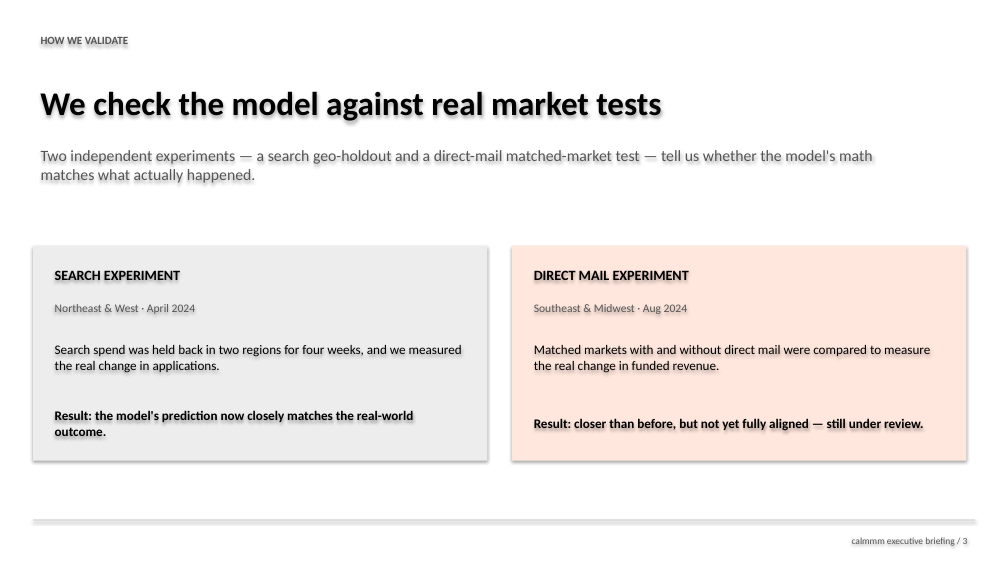
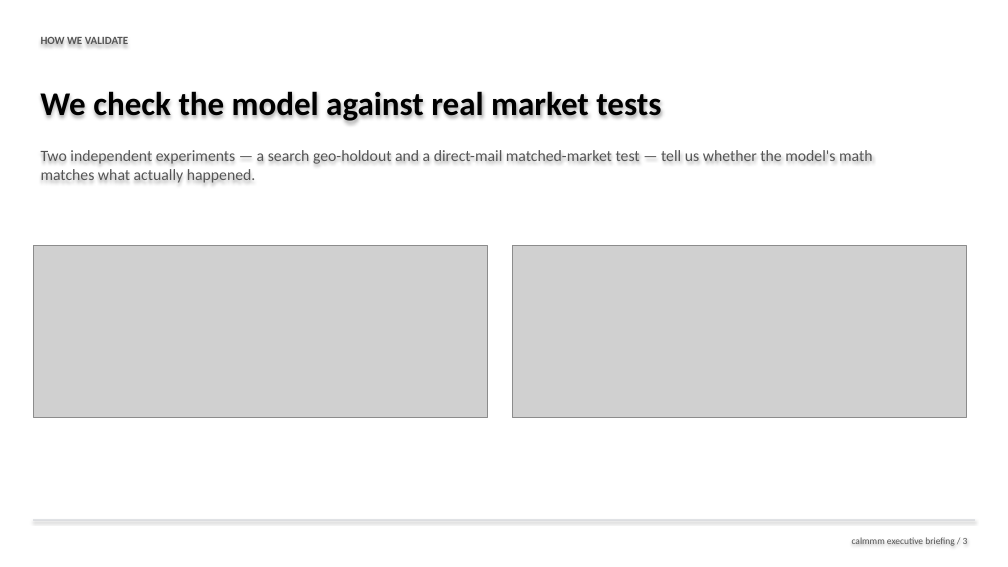
Before and after one commit to knkumar/credit, a slide deck: slide 3 of outputs/calmmm_demo_walkthrough.pptx. Drawn at 1008x567 pixels with LibreOffice and Linux fonts; fonts in the diff are those of the drawing; grey boxes stand for pictures. Boxes give left, top, right and bottom in pixels: in the first picture for what was removed or moved away, otherwise in the second. Text is boxed around its words. In the diff, an @@ line names an element or a change of style, - is before the commit and + after.

Commit message:
docs: weave real fit charts into the executive deck
Add three charts generated from the actual fitted model, in the same
house visual style as calmmm.reporting.visualization (reused its
_write_bar_svg/_text/_svg_header primitives), rasterized via
LibreOffice and embedded as pictures:

- Calibration range charts (search, direct mail): observed lift +/-
  one SE as a band, model prediction as a marker, so the "well within
  noise" vs "still reconciling" claims from slide 3 are shown, not
  just asserted. Required no new fit -- values come from the existing
  artifacts/demo_fit/calibration_fit.csv.
- New slide 5 ("See It Work"): actual vs. model-predicted weekly
  applications, national view, full training window. Required
  rerunning the fit standalone to get untruncated channel_contributions
  (the demo script's saved sample is head(250), not enough for a full
  weekly series) -- the R2 matches the committed artifacts exactly
  (0.9597), confirming this is the same fit, just with fuller output
  retained.
- Slide 6: real revenue-ROI bar chart (Search/Social/Direct Mail;
  Affiliate omitted rather than shown as a broken near-zero bar,
  since its ROI is negative and would otherwise inflate the chart's
  axis and shrink the other three bars to near-invisibility) replaces
  the earlier plain table, with a compact confidence legend below.

Deck grows from 6 to 7 slides. Verified by rendering every slide to
PNG; caught and fixed a real layout bug where the ROI chart's actual
rendered height (aspect-ratio-driven) pushed past the footer divider
and collided with the confidence legend -- fixed by computing the
image height from its real aspect ratio up front instead of guessing
a width.

```diff
--- a/outputs/calmmm_demo_walkthrough.pptx
+++ b/outputs/calmmm_demo_walkthrough.pptx
@@ rectangle removed at [33,246,488,461] @@
@@ picture added at [33,246,488,417] @@
@@ rectangle removed at [512,246,966,461] @@
@@ picture added at [512,246,966,417] @@
@@ text removed at [55,271,180,280] @@
-SEARCH EXPERIMENT
@@ text removed at [534,271,689,280] @@
-DIRECT MAIL EXPERIMENT
@@ text removed at [55,304,195,314] @@
-Northeast & West · April 2024
@@ text removed at [534,304,687,314] @@
-Southeast & Midwest · Aug 2024
@@ text removed at [55,345,462,373] @@
-Search spend was held back in two regions for four weeks, and we measured the real change in applications.
@@ text removed at [534,345,930,373] @@
-Matched markets with and without direct mail were compared to measure the real change in funded revenue.
@@ text removed at [55,411,413,436] @@
-Result: the model's prediction now closely matches the real-world outcome.
@@ text removed at [534,417,923,431] @@
-Result: closer than before, but not yet fully aligned — still under review.
```
Also in this commit, not shown: 3 other slides changed, 1 slide added.
